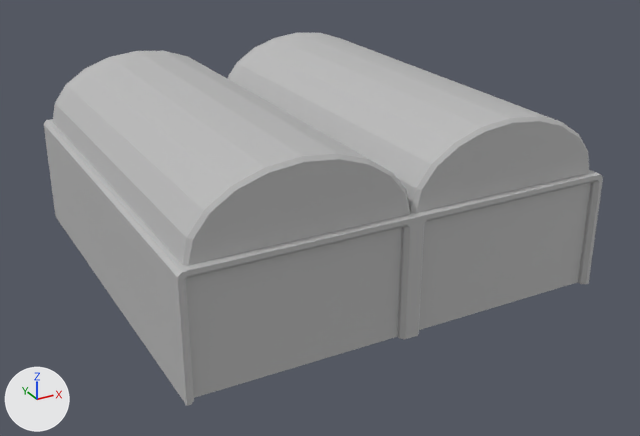
A saved change to the FBX model Models/Area51/Tower/Base/Area51_tower_area51base_d0.fbx.
One viewpoint serves both versions: a camera (50 mm lens) standing at (-0.0685, -0.1318, 0.071) and looking at (0.0011, -0.0053, 0.0078). The axes (+X, +Y, +Z) are drawn at lower left. The lights are the same throughout. Where no turn or scale is listed for an object, it has been applied to the vertices.

Names of what the first picture shows: 'Area51_tower_area51base_d0'.
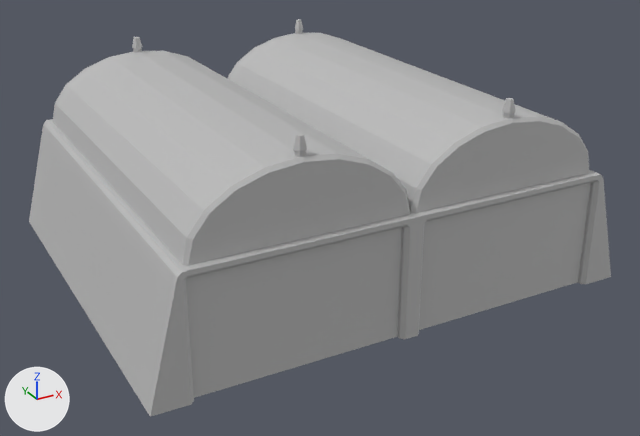
Changed parts and their boxes [x1, y1, x2, y2] in the pictures (640 x 436 px; the box of a moved part takes in the faces that stretch with it):
'Area51_tower_area51base_d0', reshaped (7% taller)
    before: [44, 33, 603, 406]
    after: [29, 19, 611, 417]
part 1 of me_mesh, added
    after: [295, 19, 303, 34]
part 2 of me_mesh, added
    after: [502, 98, 515, 119]
part 3 of me_mesh, added
    after: [132, 37, 143, 53]
part 4 of me_mesh, added
    after: [293, 133, 307, 157]
part 5 of me_mesh, moved or reshaped
    before: [44, 125, 191, 406]
    after: [29, 124, 191, 417]
part 6 of me_mesh, moved or reshaped
    before: [586, 174, 603, 284]
    after: [586, 174, 611, 284]

The change in detail:
me_mesh is used by ob_area51_tower_area51base_d0; location (0.0, 0.0, 0.0).
Verts and faces of me_mesh; kept vertices keep their numbers, new ones are numbered from 194.
Before the commit, vertices of me_mesh: 0 (-0.0363, -0.035, 0.0) at pixel (183, 400), 2 (-0.0363, 0.035, 0.0) at pixel (57, 218), 22 (-0.0363, 0.035, 0.0186) at pixel (45, 129), 23 (-0.0363, -0.035, 0.0186) at pixel (174, 278), 32 (-0.0363, -0.0363, 0.0186) at pixel (177, 282).
Before the commit, vertices of me_mesh: 38 (-0.0363, -0.0363, 0.0) at pixel (186, 405), 41 (-0.0363, 0.0363, 0.0186) at pixel (43, 127), 46 (-0.0363, 0.0363, 0.0) at pixel (55, 216).
Before the commit, vertices of me_mesh: 1 (0.0363, -0.035, 0.0), 3 (0.0363, 0.035, 0.0), 28 (0.0363, -0.035, 0.0186), 29 (0.0363, 0.035, 0.0186), 35 (0.0363, -0.0363, 0.0186) at pixel (602, 181).
Before the commit, vertices of me_mesh: 39 (0.0363, -0.0363, 0.0) at pixel (588, 283), 43 (0.0363, 0.0363, 0.0186), 47 (0.0363, 0.0363, 0.0).
me_mesh had 194 vertices, 196 faces and spanned x -0.0363..0.0363, y -0.0363..0.0363, z 0.0..0.0317.
me_mesh now has 298 vertices, 316 faces and spans x -0.0415..0.0415, y -0.0363..0.0363, z 0.0..0.0344.
me_mesh part 1: a new loose piece of 26 vertices spanning x 0.0165..0.0185, y 0.0328..0.0346, z 0.0316..0.0344, in mat_lambert1 (grey #bcbcbc).
me_mesh part 2: a new loose piece of 26 vertices spanning x 0.0165..0.0185, y -0.0346..-0.0328, z 0.0316..0.0344, in mat_lambert1 (grey #bcbcbc).
me_mesh part 3: a new loose piece of 26 vertices spanning x -0.0185..-0.0165, y 0.0328..0.0346, z 0.0316..0.0344, in mat_lambert1 (grey #bcbcbc).
me_mesh part 4: a new loose piece of 26 vertices spanning x -0.0185..-0.0165, y -0.0346..-0.0328, z 0.0316..0.0344, in mat_lambert1 (grey #bcbcbc).
Part 5, on me_mesh:
Vertices 0, 2, 46 move by (-0.0052, 0.0, 0.0).
Vertices 22, 23, 41 move by (-0.0003, 0.0, 0.0).
Vertex 32 moves to (-0.0366, -0.0362, 0.0186), pixel (176, 283).
Vertex 38 moves to (-0.0415, -0.0362, 0.0), pixel (150, 416).
Part 6, on me_mesh:
Vertices 28, 29, 35 move by (0.0002, 0.0, 0.0).
Vertex 1 moves to (0.0415, -0.035, 0.0).
Vertex 39 moves to (0.0415, -0.0363, 0.0), pixel (611, 276).
Vertex 3 moves to (0.0414, 0.035, 0.0).
Vertex 43 moves to (0.0365, 0.0362, 0.0186).
Vertex 47 moves to (0.0414, 0.0362, 0.0).
